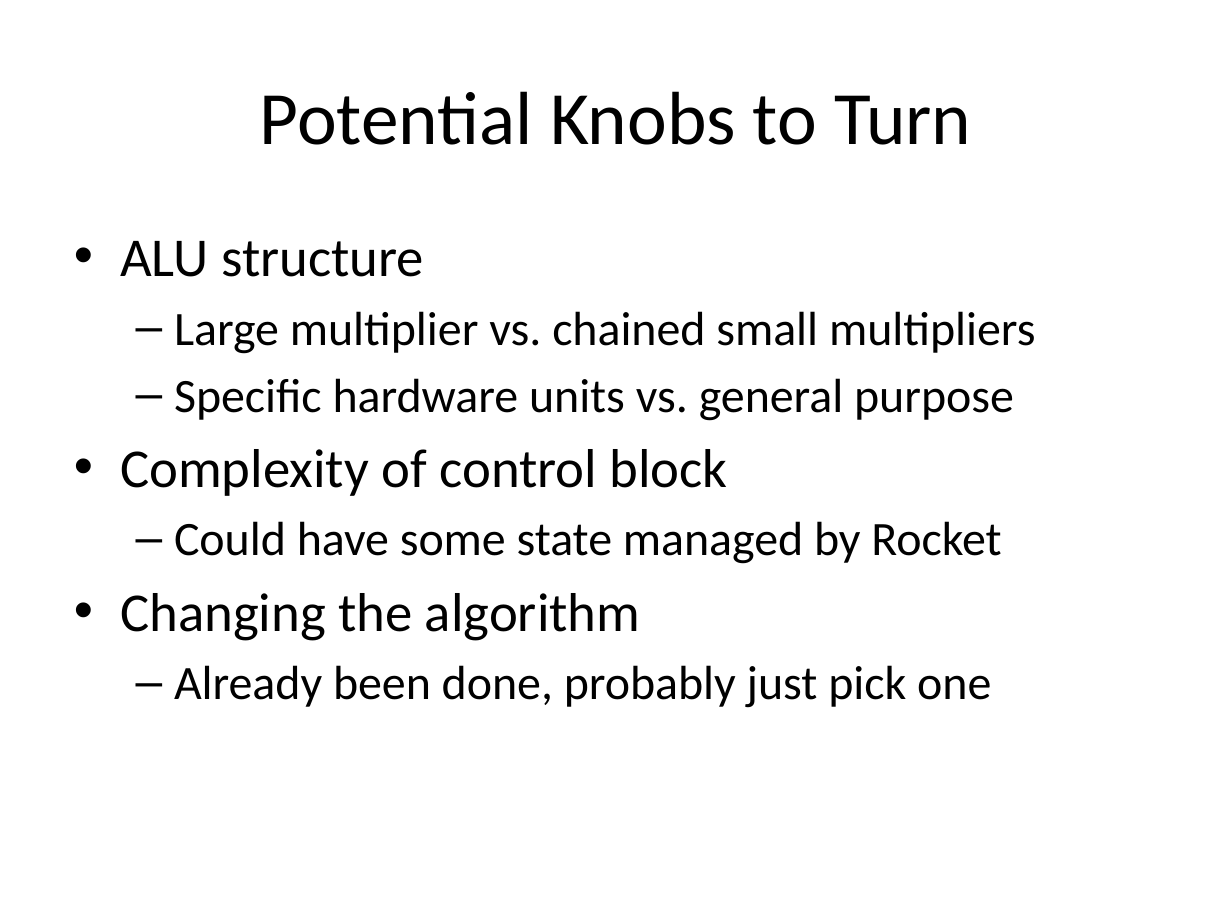
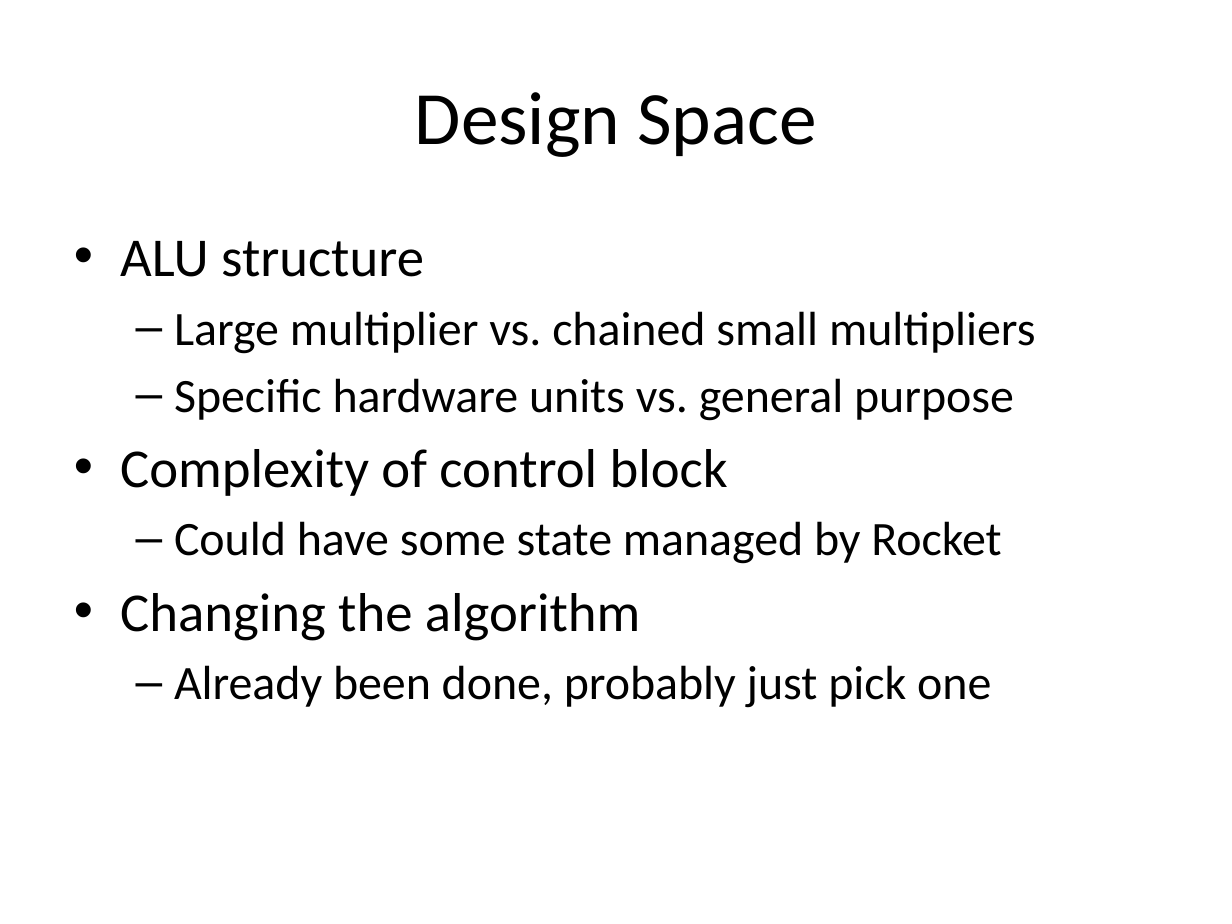
Before and after one commit to palmer-dabbelt/cs250-papers, a slide deck: slide 5 of cs250proposal.pptx (slide 6 before the commit). Drawn at 1232x924 pixels with LibreOffice and Linux fonts; fonts in the diff are those of the drawing. Boxes give left, top, right and bottom in pixels: in the first picture for what was removed or moved away, otherwise in the second. Text is boxed around its words. In the diff, an @@ line names an element or a change of style, - is before the commit and + after.

```diff
--- a/cs250proposal.pptx
+++ b/cs250proposal.pptx
@@ title at bbox=[415, 92, 816, 157]: text changed @@
-Potential Knobs to Turn
+Design Space
```
Also in this commit, not shown: 3 other slides changed, 1 slide added, 1 slide removed.
